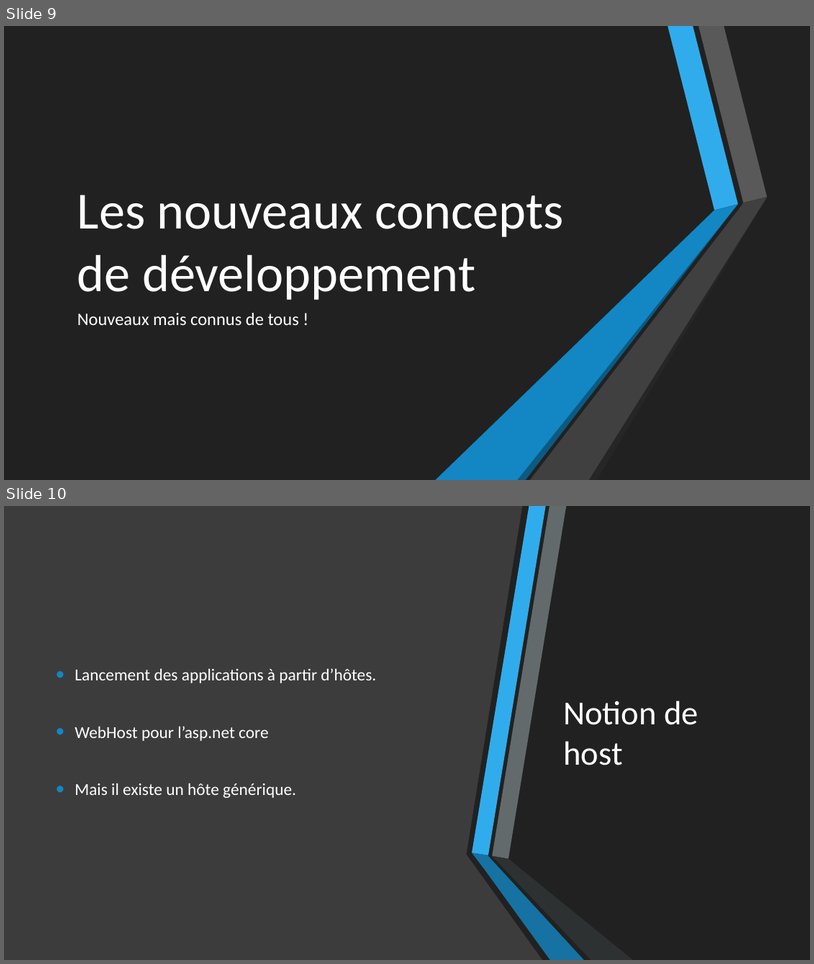
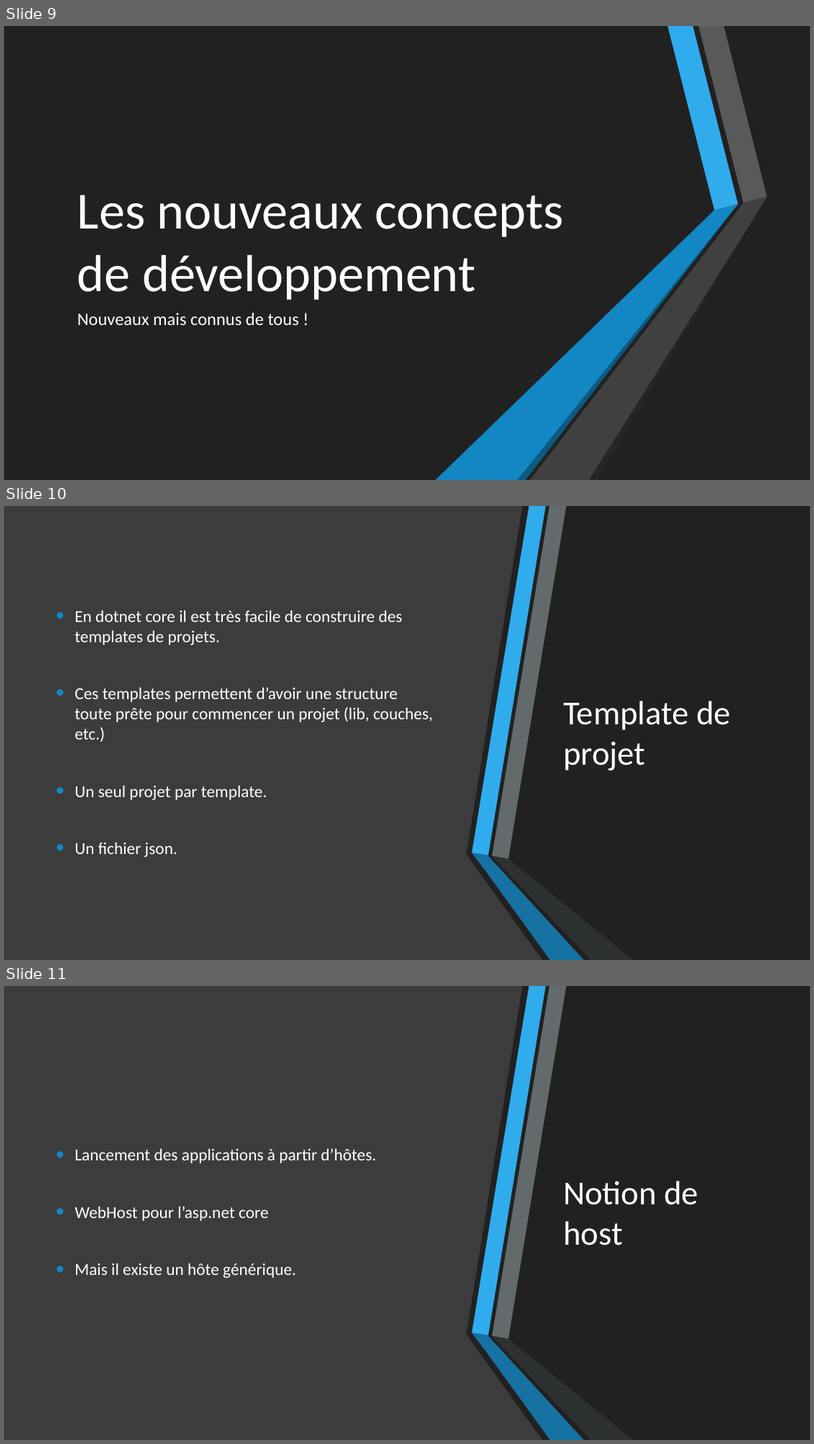
Before and after one commit to 74nu5/Meetup-MUG.net-05-02-2019, a slide deck: Présentation.pptx. Shown one above the other, each under a label of ours: slides 9 and 10 before the commit, slides 9, 10 and 11 after it. The pictures are 814x964 and 814x1444 pixels, drawn with LibreOffice and Linux fonts; fonts in the diff are those of the drawing. Boxes give left, top, right and bottom in pixels: in the first picture for what was removed or moved away, otherwise in the second. Text is boxed around its words. In the diff, an @@ line names an element or a change of style, - is before the commit and + after.

```diff
--- a/Présentation.pptx
+++ b/Présentation.pptx
@@ slide 10 added at (4, 506, 810, 960), background #212121; not listed: 6 template elements that a slide beside it also shows @@
@@ rectangle added at (4, 506, 810, 960), fill #212121 @@
@@ freeform shape added at (4, 506, 543, 960), fill #404040 at 90% opacity @@
@@ freeform shape added at (472, 506, 546, 855), fill #30ACEC @@
@@ freeform shape added at (492, 506, 566, 859), fill #636A6C @@
@@ text added at (75, 610, 433, 857), 20 pt, text #FFFFFF @@
+• En dotnet core il est très facile de construire des templates de projets.
+• Ces templates permettent d’avoir une structure toute prête pour commencer un projet (lib, couches, etc.)
+• Un seul projet par template.
+• Un fichier json.
@@ title added at (563, 700, 731, 770), 40 pt, text #FFFFFF @@
+Template de projet
@@ freeform shape added at (472, 852, 584, 960), fill #1287C3 at 80% opacity @@
@@ freeform shape added at (492, 856, 633, 960), fill #323536 at 80% opacity @@
@@ what was slide 10 is now slide 11 @@
```
Also in this commit, not shown: 1 slide changed, 10 other slides added.
